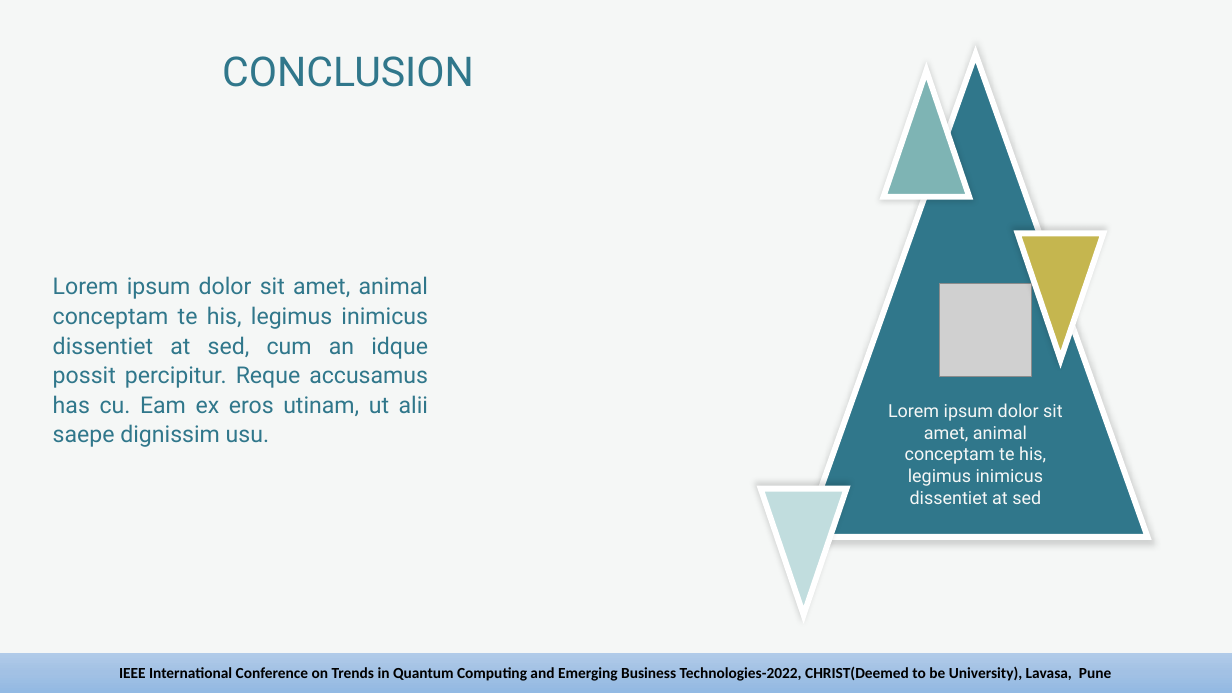
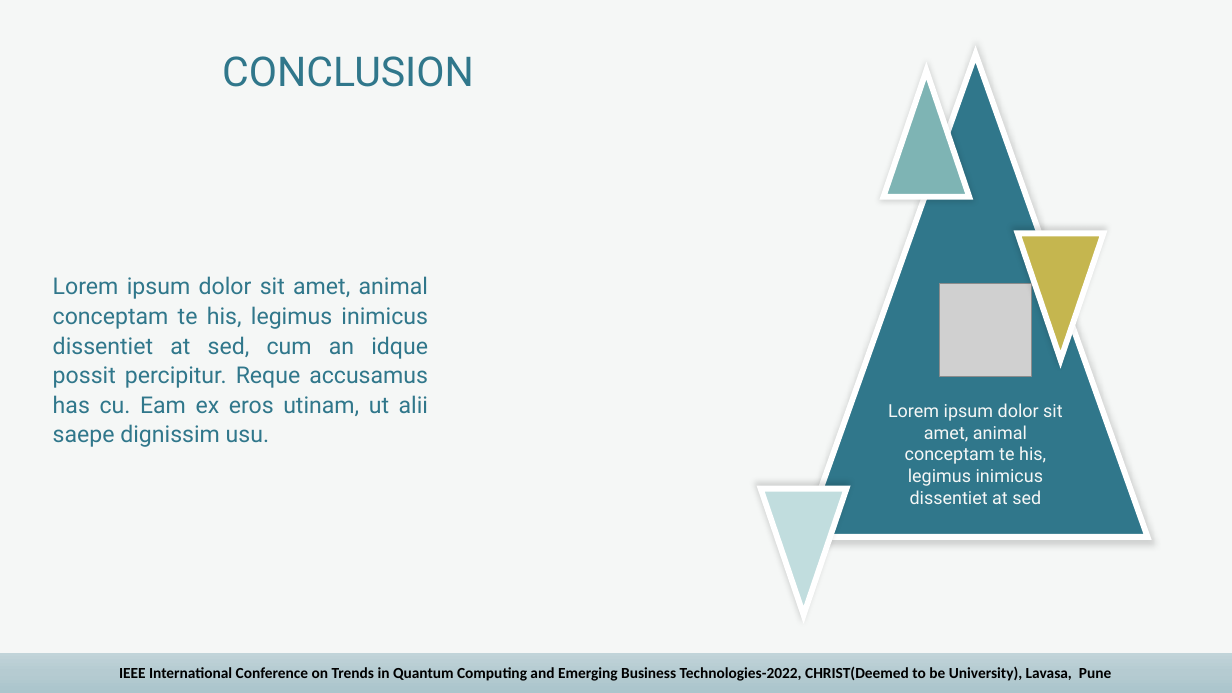
Before and after one commit to Winter-Soren/ConferencePaper-CHRIST-University, a slide deck: slide 11 of PPT/Morph PPT slides.pptx. Drawn at 1232x693 pixels with LibreOffice and Linux fonts; fonts in the diff are those of the drawing; grey boxes stand for pictures. Boxes give left, top, right and bottom in pixels: in the first picture for what was removed or moved away, otherwise in the second. Text is boxed around its words. In the diff, an @@ line names an element or a change of style, - is before the commit and + after.

```diff
--- a/PPT/Morph PPT slides.pptx
+++ b/PPT/Morph PPT slides.pptx
@@ rectangle removed at (0, 653, 1232, 693) @@
-IEEE International Conference on Trends in Quantum Computing and Emerging Business Technologies-2022, CHRIST(Deemed to be University), Lavasa, Pune
@@ rectangle added at (0, 653, 1232, 693), fill gradient #C1D4D9 to #B5CBD1 to #AAC5CC, 12 pt, text #000000, bold @@
+IEEE International Conference on Trends in Quantum Computing and Emerging Business Technologies-2022, CHRIST(Deemed to be University), Lavasa, Pune
```
Also in this commit, not shown: 14 other slides changed, 1 slide added, 1 slide removed.
